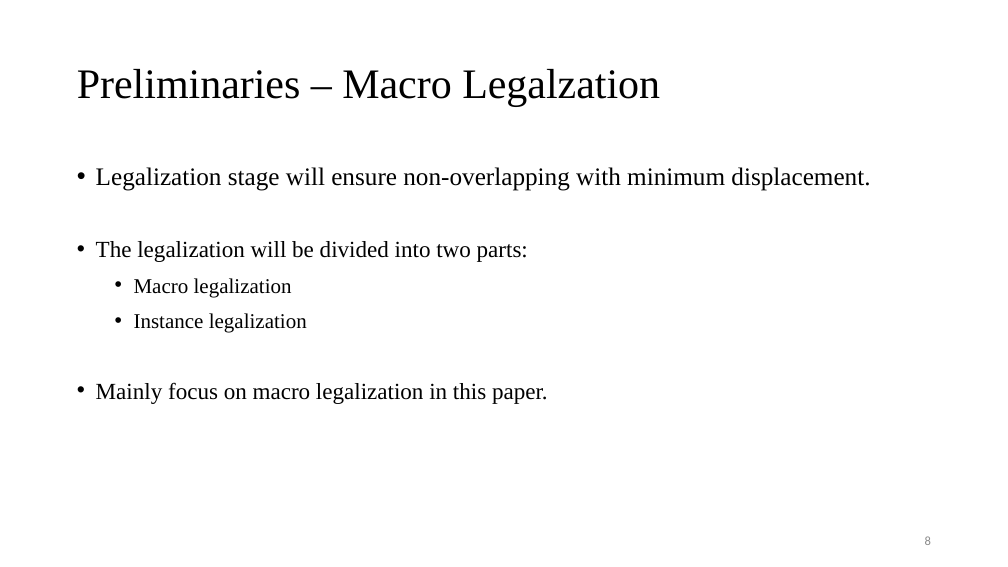
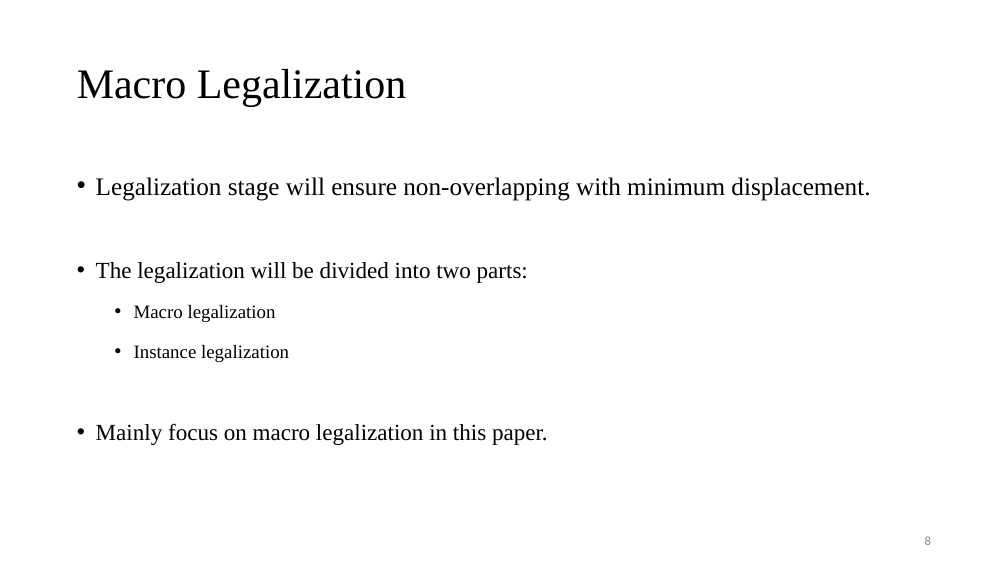
Before and after one commit to Pacific-Feng-Studuies/Studied-Papers, a slide deck: slide 9 of GM/Placement/Stronger Mixed-Size Placement Backbone Considering Second-Order Information/Stronger Mixed-Size Placement Backbone Considering Second-Order Information.pptx. Drawn at 1008x567 pixels with LibreOffice and Linux fonts; fonts in the diff are those of the drawing. Boxes give left, top, right and bottom in pixels: in the first picture for what was removed or moved away, otherwise in the second. Text is boxed around its words. In the diff, an @@ line names an element or a change of style, - is before the commit and + after.

```diff
--- a/GM/Placement/Stronger Mixed-Size Placement Backbone Considering Second-Order Information/Stronger Mixed-Size Placement Backbone Considering Second-Order Information.pptx
+++ b/GM/Placement/Stronger Mixed-Size Placement Backbone Considering Second-Order Information/Stronger Mixed-Size Placement Backbone Considering Second-Order Information.pptx
@@ title at <box>77,69,407,106</box>: text changed @@
-Preliminaries – Macro Legalzation
+Macro Legalization
@@ text "Legalization stage will ensure non-overlapping ..." at <box>96,177,870,445</box>: size 20 to 18 pt in "Macro legalization", "Instance legalization"; line spacing 1.2 to 1.5 @@
```
Also in this commit, not shown: 6 other slides changed, 7 slides added.
